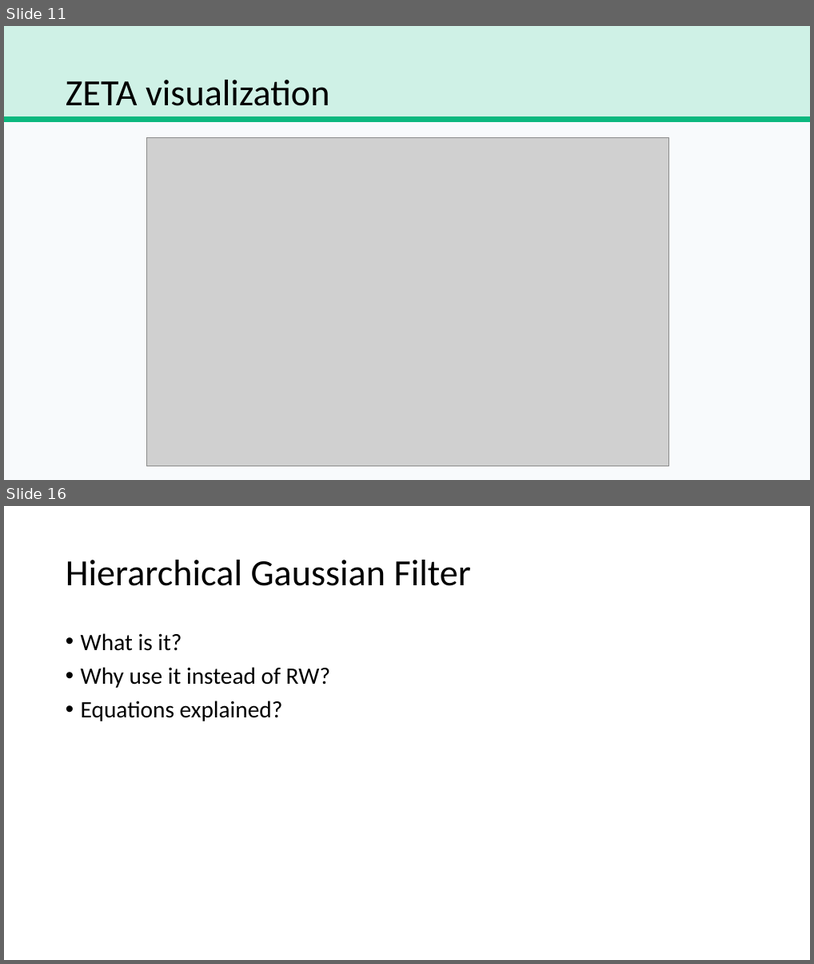
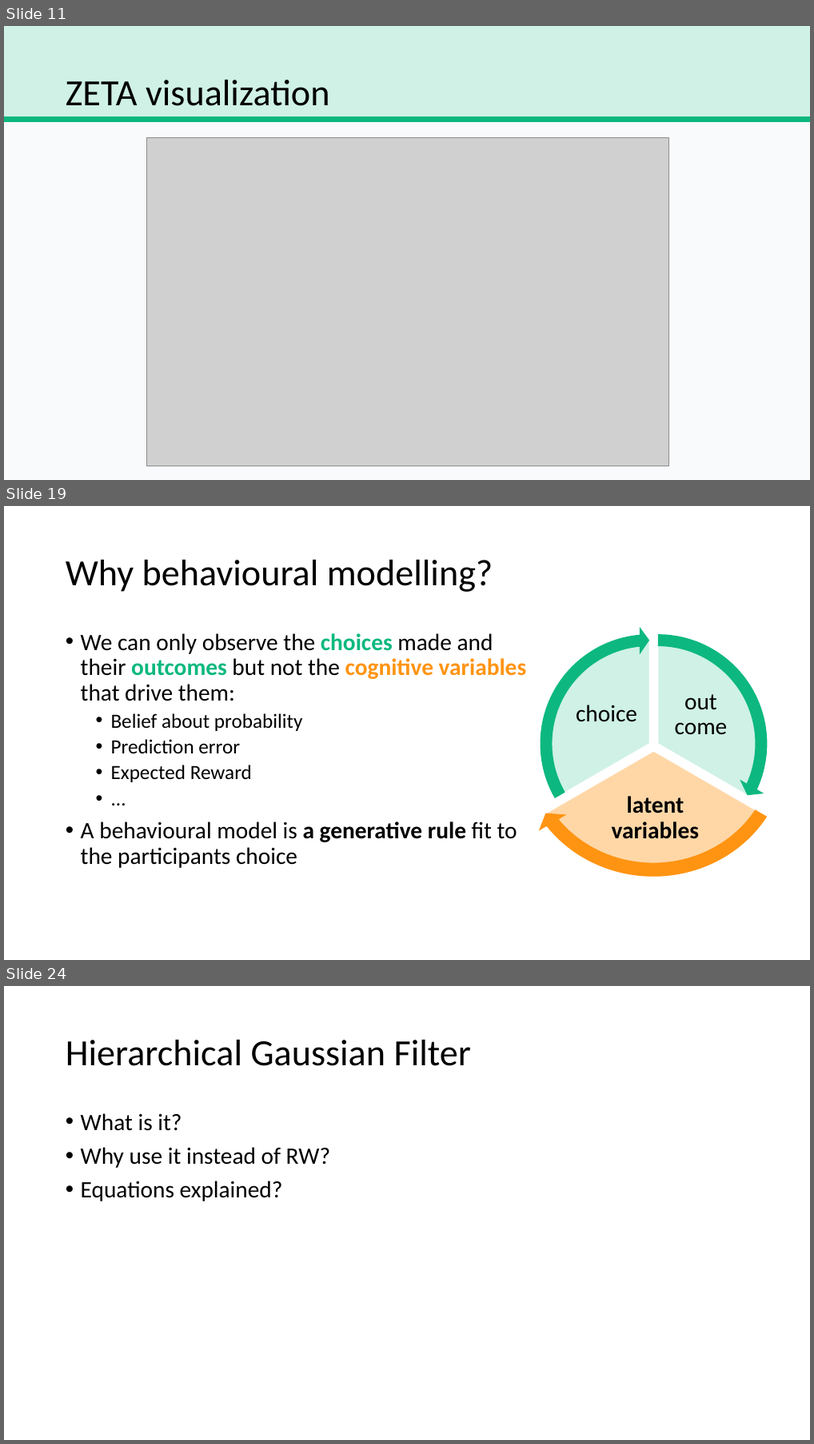
Before and after one commit to trNk27/Human_Data_Exploration, a slide deck: presentation/Prototype.pptx. Shown one above the other, each under a label of ours: slides 11 and 16 before the commit, slides 11, 19 and 24 after it; the slides between them are not shown. The pictures are 814x964 and 814x1444 pixels, drawn with LibreOffice and Linux fonts; fonts in the diff are those of the drawing; grey boxes stand for pictures; background and template pictures are left out. Boxes give left, top, right and bottom in pixels: in the first picture for what was removed or moved away, otherwise in the second. Text is boxed around its words. In the diff, an @@ line names an element or a change of style, - is before the commit and + after.

```diff
--- a/presentation/Prototype.pptx
+++ b/presentation/Prototype.pptx
@@ slide 19 added at (x1=4, y1=506, x2=810, y2=960), background picture (left out) @@
@@ title added at (x1=66, y1=560, x2=494, y2=592), 44 pt, text #000000 @@
+Why behavioural modelling?
@@ text added at (x1=81, y1=633, x2=527, y2=868), 28 pt, text #000000 @@
+• We can only observe the choices made and their outcomes but not the cognitive variables that drive them:
+  • Belief about probability
+  • Prediction error
+  • Expected Reward
+  • ...
+• A behavioural model is a generative rule fit to the participants choice
@@ group added at (x1=511, y1=616, x2=797, y2=885): 3 pie slice (boxed as its full ellipse)s, 3 texts, 3 circular arrows @@
+out come
+latent variables
+choice
@@ what was slide 16 is now slide 24 @@
```
Also in this commit, not shown: 2 slides changed, 11 other slides added, 4 slides removed, 30 other files.
